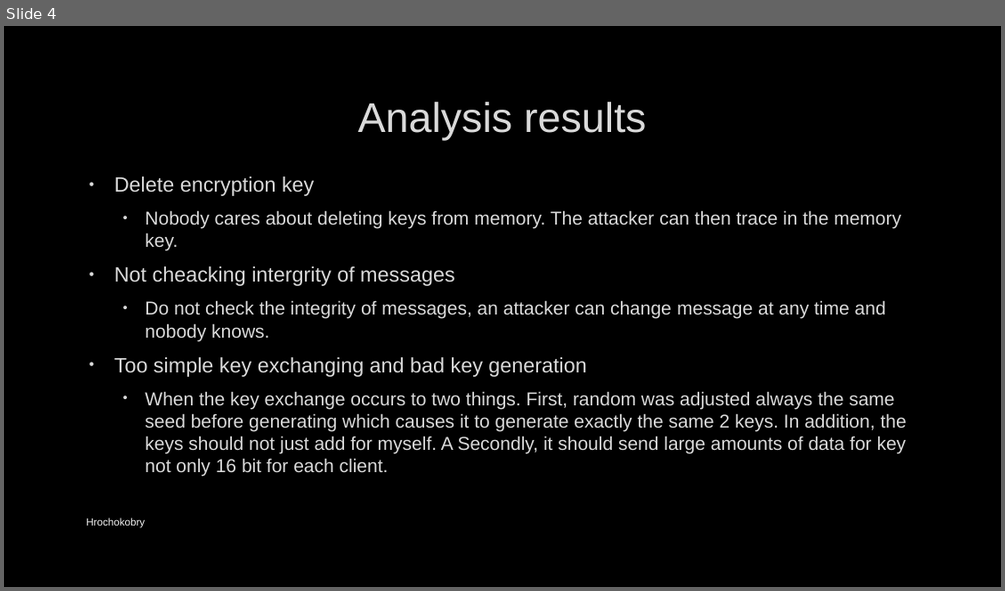
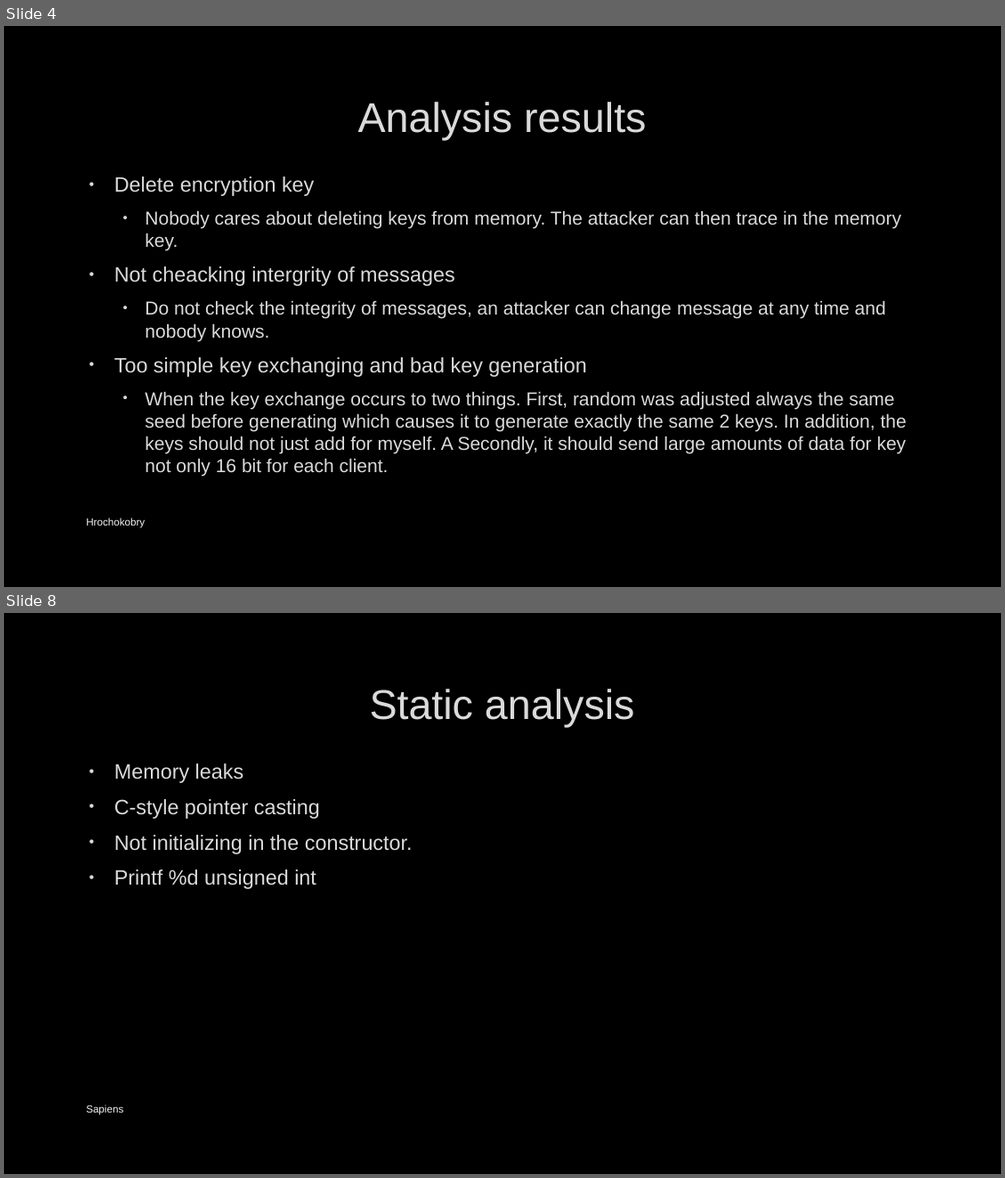
Before and after one commit to Mikycrazy/pb173-project, a slide deck: Docs/Hrochokobry.pptx. Shown one above the other, each under a label of ours: slide 4 before the commit, slides 4 and 8 after it; the slides between them are not shown. The pictures are 1005x591 and 1005x1178 pixels, drawn with LibreOffice and Linux fonts; fonts in the diff are those of the drawing; background and template pictures are left out. Boxes give left, top, right and bottom in pixels: in the first picture for what was removed or moved away, otherwise in the second. Text is boxed around its words. In the diff, an @@ line names an element or a change of style, - is before the commit and + after.

```diff
--- a/Docs/Hrochokobry.pptx
+++ b/Docs/Hrochokobry.pptx
@@ slide 8 added at [4,613,1001,1174], background picture (left out) @@
@@ title added at [370,689,635,727], 40 pt, text #DADADA @@
+Static analysis
@@ text added at [114,763,413,889], 20 pt, text #DADADA @@
+• Memory leaks
+• C-style pointer casting
+• Not initializing in the constructor.
+• Printf %d unsigned int
@@ text added at [86,1104,123,1115], 10 pt, text #F2F2F2 @@
+Sapiens
```
Also in this commit, not shown: 2 slides changed, 3 other slides added.
